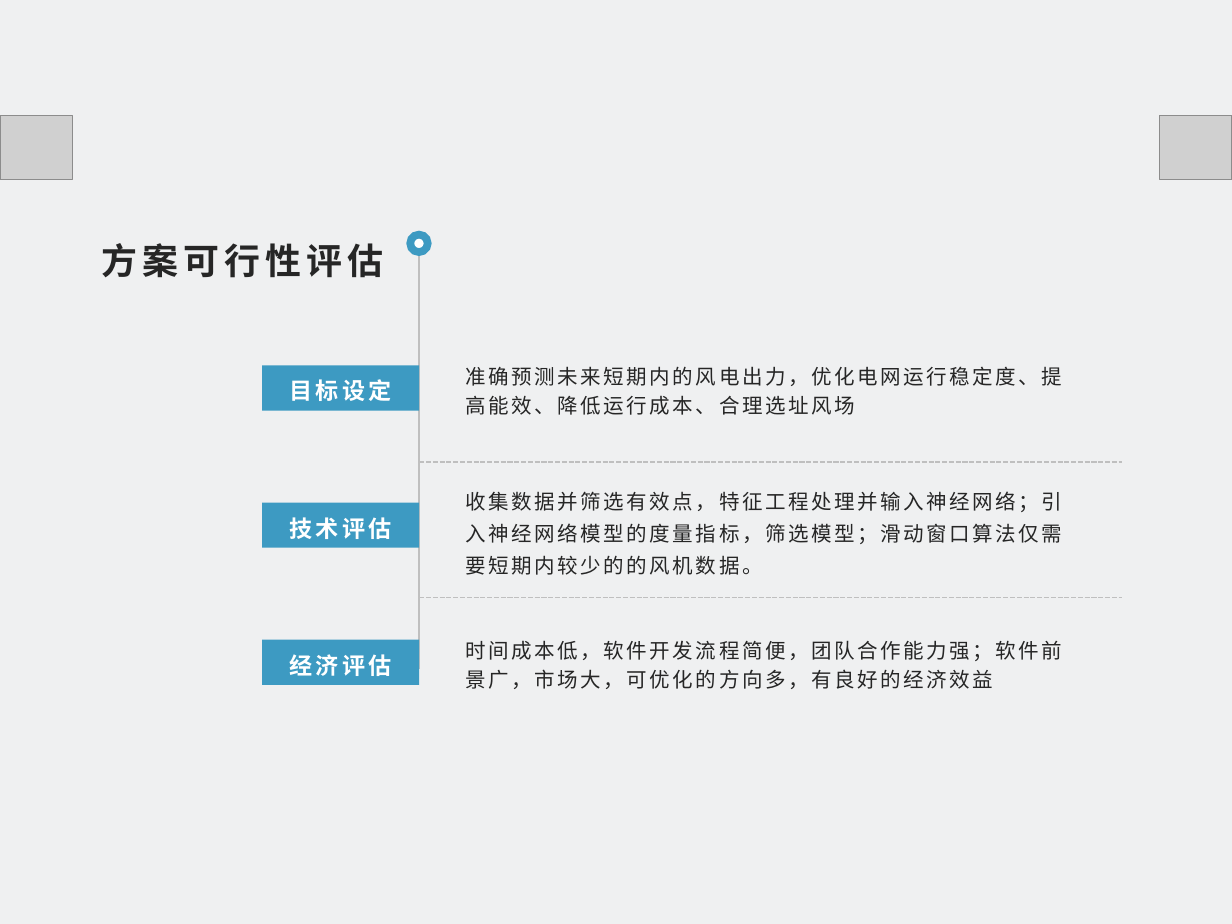
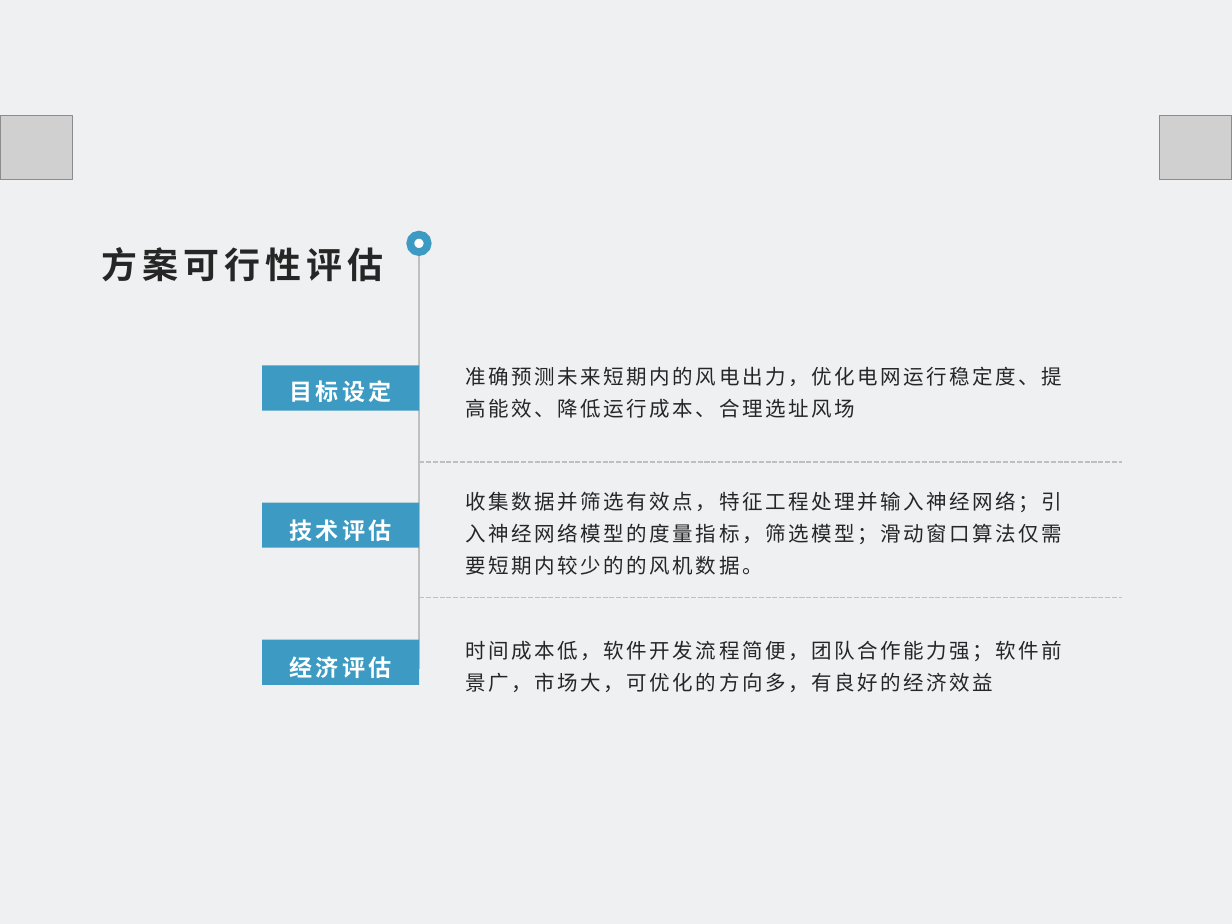
Before and after one commit to FlyBehindRussQ/Presentation, a slide deck: slide 17 of 结题.pptx. Drawn at 1232x924 pixels with LibreOffice and Linux fonts; fonts in the diff are those of the drawing; grey boxes stand for pictures. Boxes give left, top, right and bottom in pixels: in the first picture for what was removed or moved away, otherwise in the second. Text is boxed around its words. In the diff, an @@ line names an element or a change of style, - is before the commit and + after.

```diff
--- a/结题.pptx
+++ b/结题.pptx
@@ line spacing 1.2 to 1.3 in 5 elements at box(102, 247, 384, 282), box(289, 519, 391, 541), box(465, 366, 1062, 418), box(289, 656, 391, 678), box(465, 640, 1062, 692) @@
```
Also in this commit, not shown: 3 other slides changed, 3 other files.
